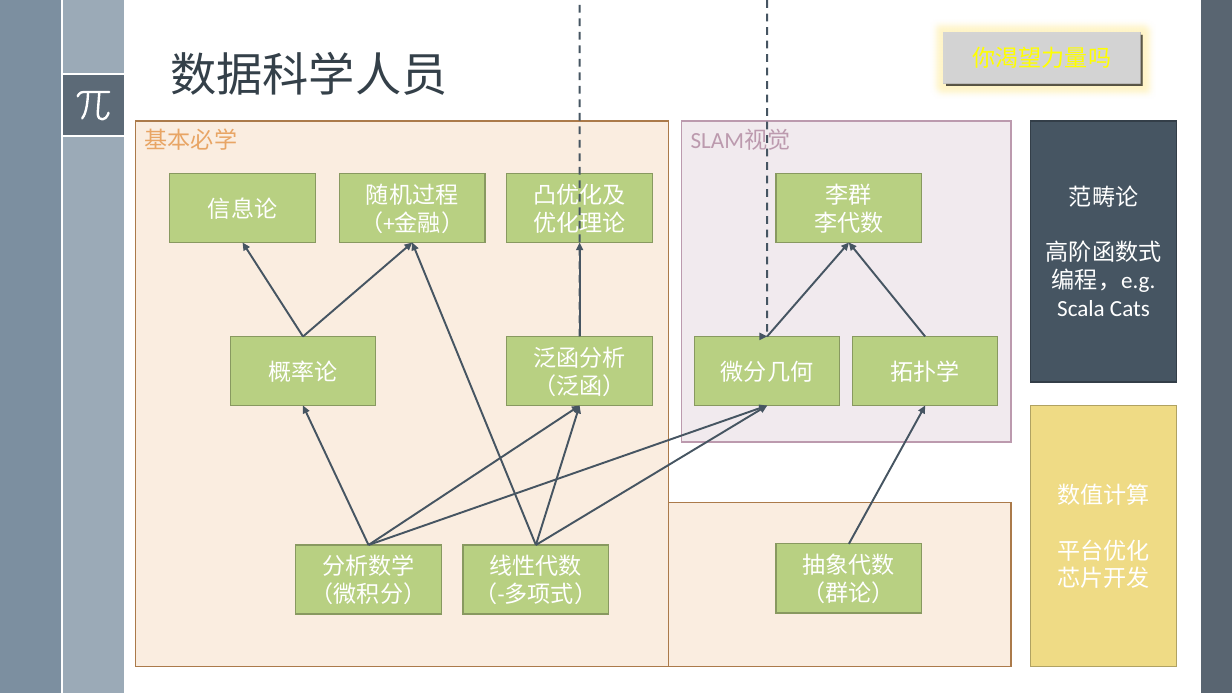
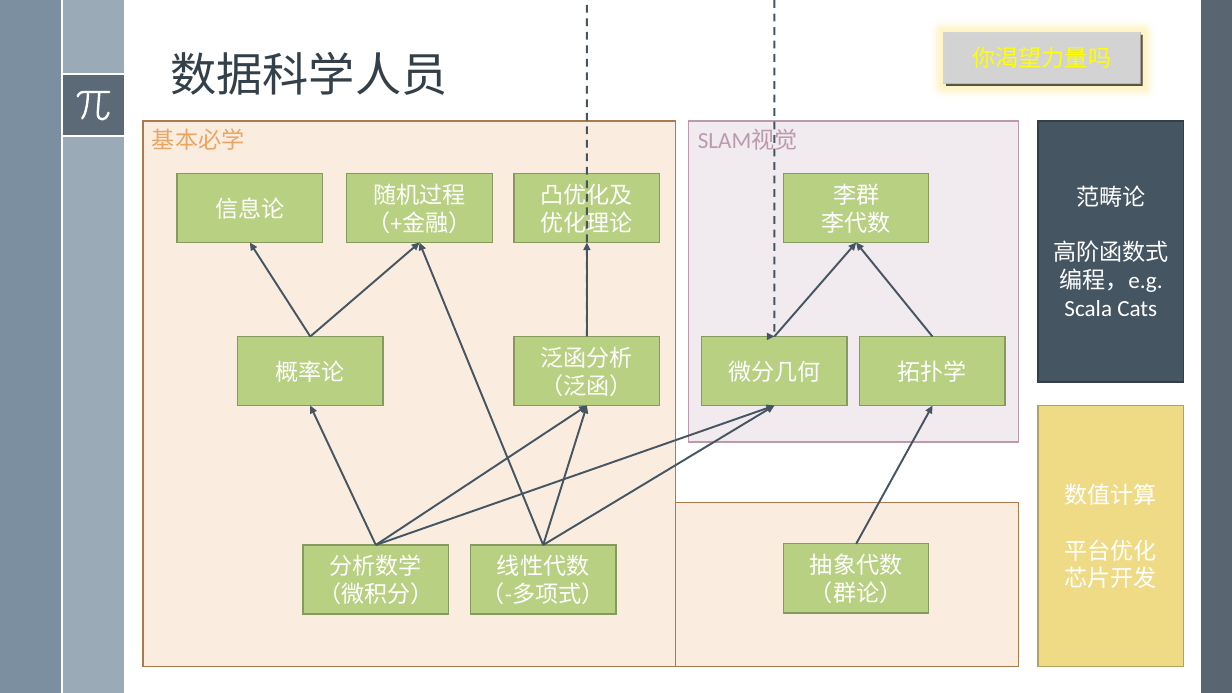
Before and after one commit to SakigamiYang/PyCon, a slide deck: slide 20 of Python-Meetup/20200719/面向一小部分程序员的数学学习相关话题简言.pptx. Drawn at 1232x693 pixels with LibreOffice and Linux fonts; fonts in the diff are those of the drawing. Boxes give left, top, right and bottom in pixels: in the first picture for what was removed or moved away, otherwise in the second. Text is boxed around its words. In the diff, an @@ line names an element or a change of style, - is before the commit and + after.

```diff
--- a/Python-Meetup/20200719/面向一小部分程序员的数学学习相关话题简言.pptx
+++ b/Python-Meetup/20200719/面向一小部分程序员的数学学习相关话题简言.pptx
@@ 7 rectangles, 5 arrows: place and size @@
-7 rectangles, 5 arrows at <box>136,121,1176,667</box>
+7 rectangles, 5 arrows at <box>143,121,1183,667</box>
@@ 9 rectangles, 7 arrows, 1 curved arrow: place and size @@
-9 rectangles, 7 arrows, 1 curved arrow at <box>230,121,1011,667</box>
+9 rectangles, 7 arrows, 1 curved arrow at <box>238,121,1019,667</box>
```
Also in this commit, not shown: 3 other slides changed.
